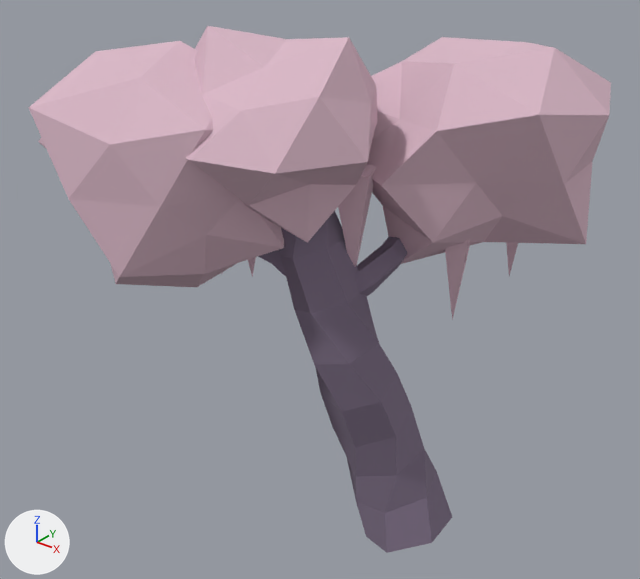
The glTF model assets/models/goth_tree_rose/goth_tree_rose.glb, before and after one commit.
The view is the same before and after, from a camera (50 mm lens) standing at (3.76, -6.16, 5.89) and looking at (-1.15, -0.03, 2.09). Every picture has the same lights, and +X, +Y and +Z are marked at lower left. The first picture is the older version. Objects named as collision shapes, trigger or cutter boxes, shadow casters or lower levels of detail are left out. Vertices at exactly the same position are counted once.

In view in the first picture: 'GothTree'.
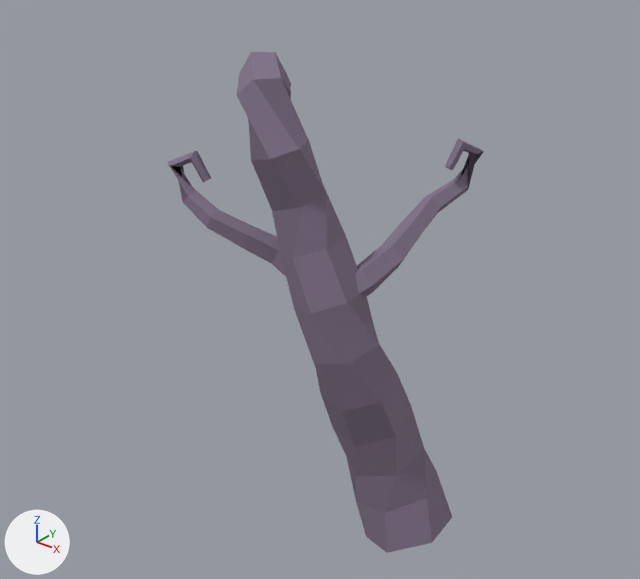
What changed in the scene script:
```text
Change me_gothtree:
    used by ob_gothtree; location = (0.0, 0.0, 0.0)
    remove me_gothtree.from_pydata(...)  # 372 vertices, 684 faces; spans x -3.5..1.14, y -2.2..2.13, z -0.44..4.68
    add me_gothtree.from_pydata(...)  # 192 vertices, 372 faces; spans x -2.17..0.38, y -1.02..1.11, z -0.44..4.4
    me_gothtree part 1: 12 loose pieces with 180 vertices, spanning x -3.5..1.14, y -2.2..2.13, z 2.0..4.68, are deleted
    remove me_gothtree.materials.append(mat_toon_leaves_pink)  # pale pink #dab8c7
```

Location of each change, [x1, y1, x2, y2] in pixels of the pictures (640 x 579 px):
'GothTree', reshaped (45% narrower)
    before: [29, 26, 611, 553]
    after: [167, 52, 484, 553]
part 1 of me_gothtree, deleted
    before: [29, 26, 611, 320]
